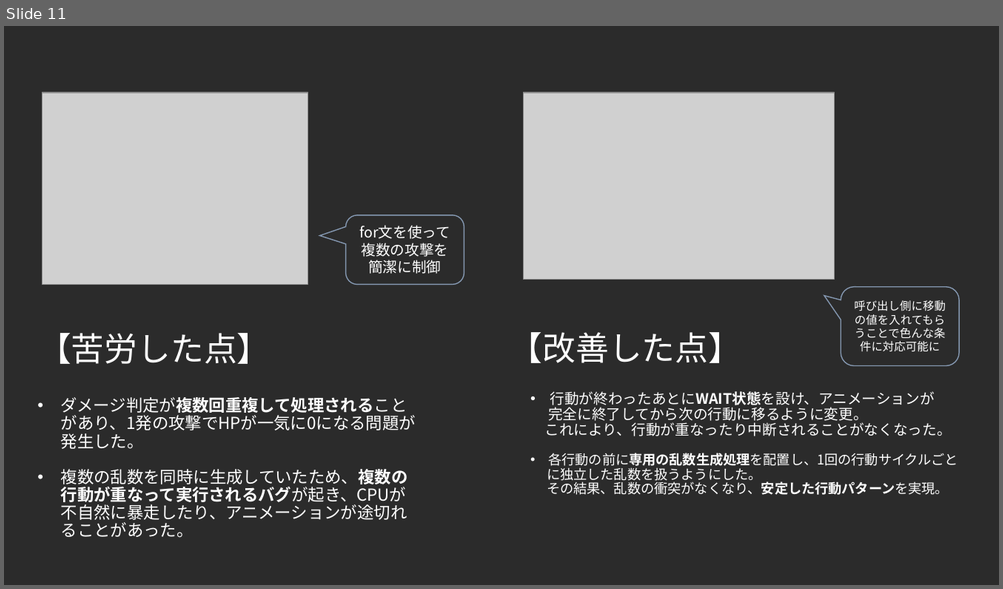
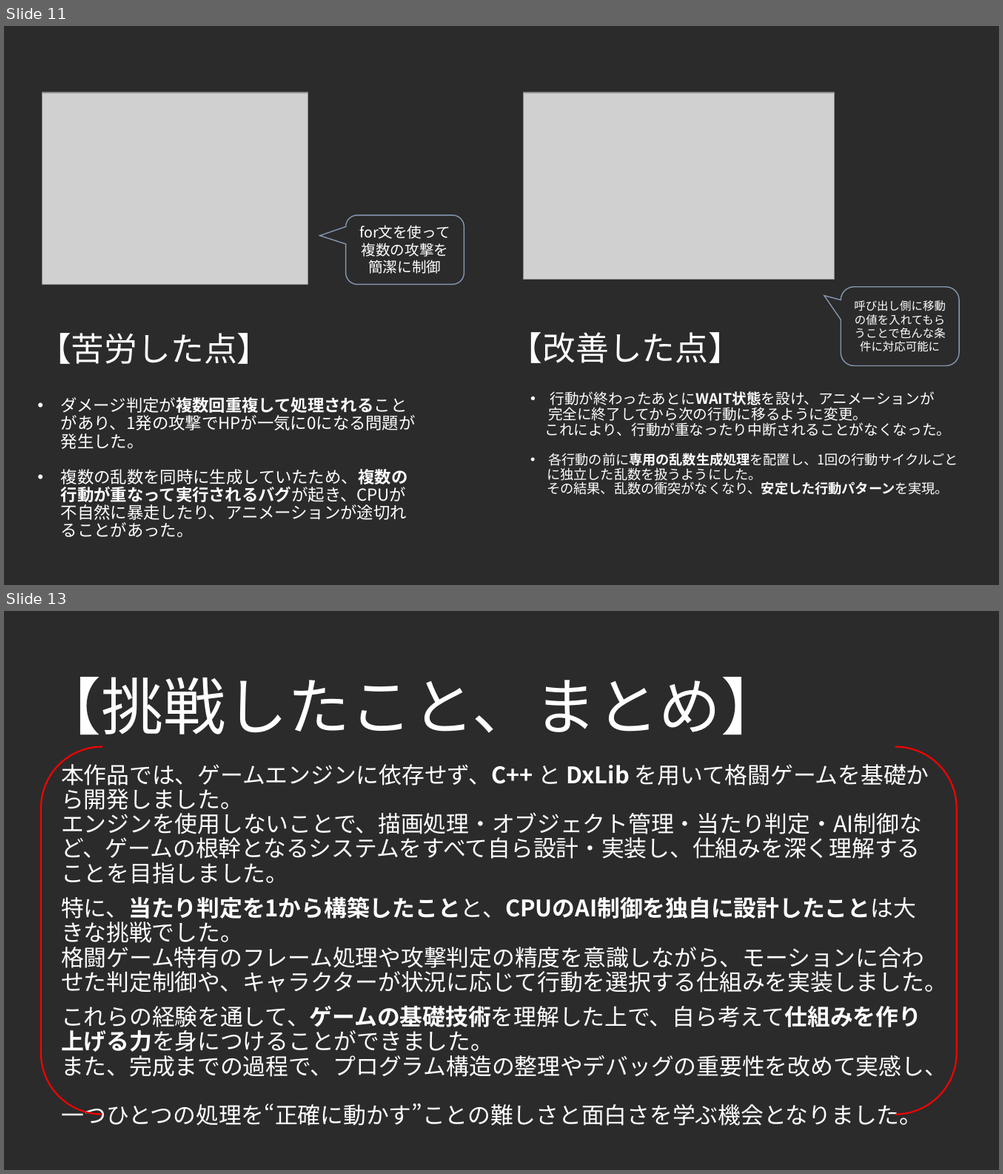
Before and after one commit to F0402Nishi/FightingGame, a slide deck: 仕様書.pptx. Shown one above the other, each under a label of ours: slide 11 before the commit, slides 11 and 13 after it; the slides between them are not shown. The pictures are 1003x589 and 1003x1174 pixels, drawn with LibreOffice and Linux fonts; fonts in the diff are those of the drawing; grey boxes stand for pictures; background and template pictures are left out; a plain dark background stands for a picture behind light text. Boxes give left, top, right and bottom in pixels: in the first picture for what was removed or moved away, otherwise in the second. Text is boxed around its words. In the diff, an @@ line names an element or a change of style, - is before the commit and + after.

Commit message:
ポートフォリオの完成

```diff
--- a/仕様書.pptx
+++ b/仕様書.pptx
@@ slide 13 added at bbox=[4, 611, 999, 1170], background picture (left out) @@
@@ title added at bbox=[40, 677, 783, 735], 60 pt, text #FFFFFF @@
+【挑戦したこと、まとめ】
@@ bracket pair added at bbox=[41, 747, 957, 1115], outline #FF0000 1.5 pt @@
@@ subtitle added at bbox=[61, 760, 947, 1126], 22 pt, text #FFFFFF @@
+本作品では、ゲームエンジンに依存せず、C++ と DxLib を用いて格闘ゲームを基礎から開発しました。
+エンジンを使用しないことで、描画処理・オブジェクト管理・当たり判定・AI制御など、ゲームの根幹となるシステムをすべて自ら設計・実装し、仕組みを深く理解することを目指しました。
+特に、当たり判定を1から構築したことと、CPUのAI制御を独自に設計したことは大きな挑戦でした。
+格闘ゲーム特有のフレーム処理や攻撃判定の精度を意識しながら、モーションに合わせた判定制御や、キャラクターが状況に応じて行動を選択する仕組みを実装しました。
+これらの経験を通して、ゲームの基礎技術を理解した上で、自ら考えて仕組みを作り上げる力を身につけることができました。
+また、完成までの過程で、プログラム構造の整理やデバッグの重要性を改めて実感し、
+一つひとつの処理を“正確に動かす”ことの難しさと面白さを学ぶ機会となりました。
```
Also in this commit, not shown: 3 slides changed, 1 other slide added, 1 slide removed.
